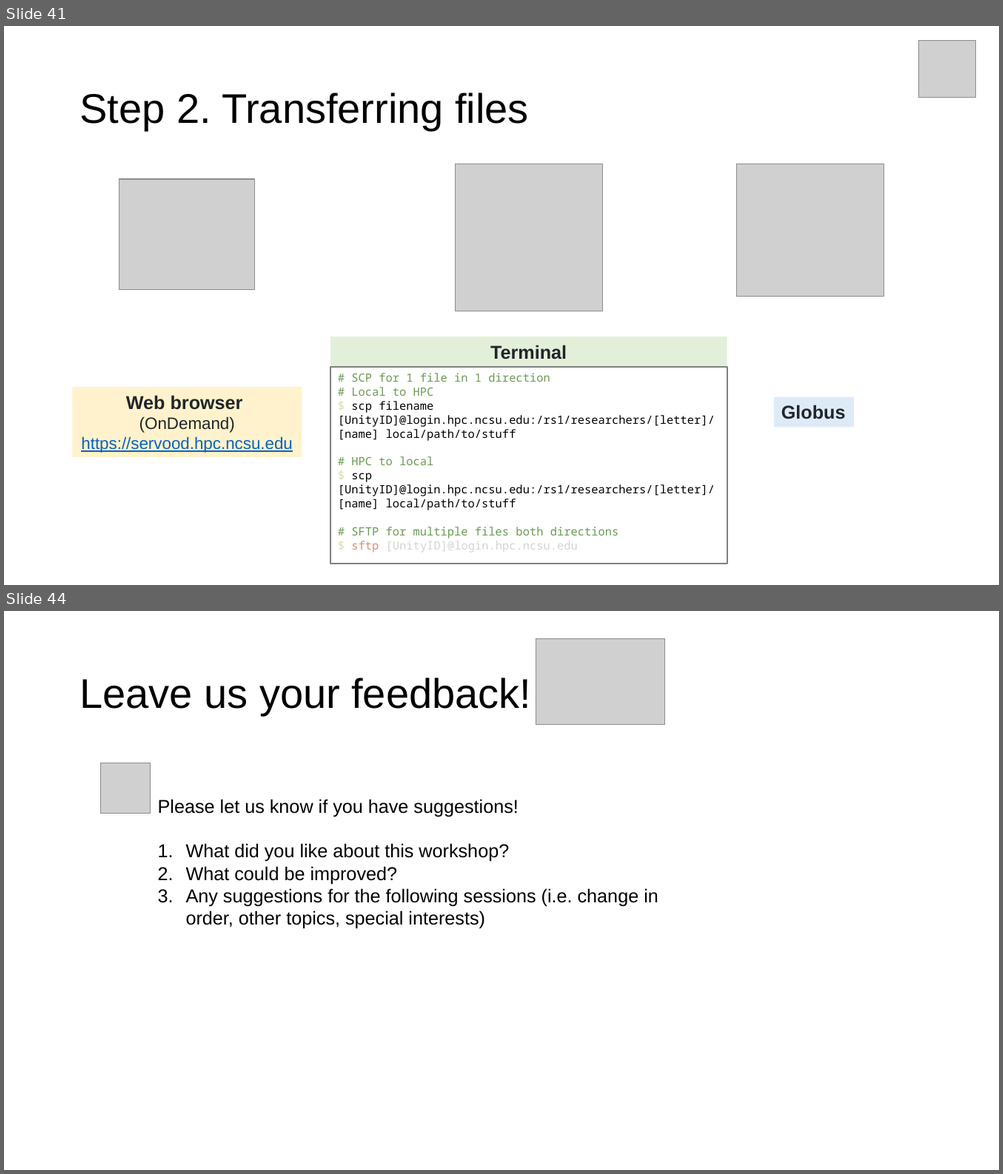
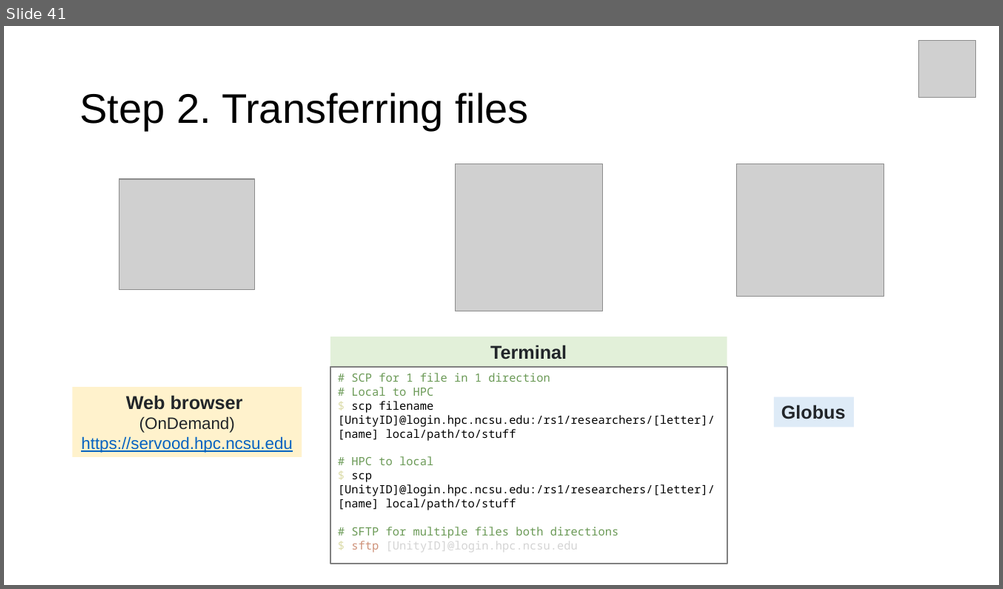
Before and after one commit to hurwitzlab/brc_hazel_training, a slide deck: slides/brc_hazel_0001.pptx. Shown one above the other, each under a label of ours: slides 41 and 44 before the commit, slide 41 after it; the slides between them are not shown. The pictures are 1003x1174 and 1003x589 pixels, drawn with LibreOffice and Linux fonts; fonts in the diff are those of the drawing; grey boxes stand for pictures. Boxes give left, top, right and bottom in pixels: in the first picture for what was removed or moved away, otherwise in the second. Text is boxed around its words. In the diff, an @@ line names an element or a change of style, - is before the commit and + after.

```diff
--- a/slides/brc_hazel_0001.pptx
+++ b/slides/brc_hazel_0001.pptx
@@ slide 44 removed at [4, 611, 999, 1170], background #FFFFFF @@
@@ picture removed at [536, 638, 664, 724] @@
@@ title removed at [79, 678, 531, 715] @@
-Leave us your feedback!
@@ picture removed at [100, 763, 151, 813] @@
@@ text removed at [158, 799, 658, 929] @@
-Please let us know if you have suggestions!
-1. What did you like about this workshop?
-2. What could be improved?
-3. Any suggestions for the following sessions (i.e. change in order, other topics, special interests)
```
Also in this commit, not shown: 7 slides changed, 2 slides added, 7 other slides removed, 14 other files.
